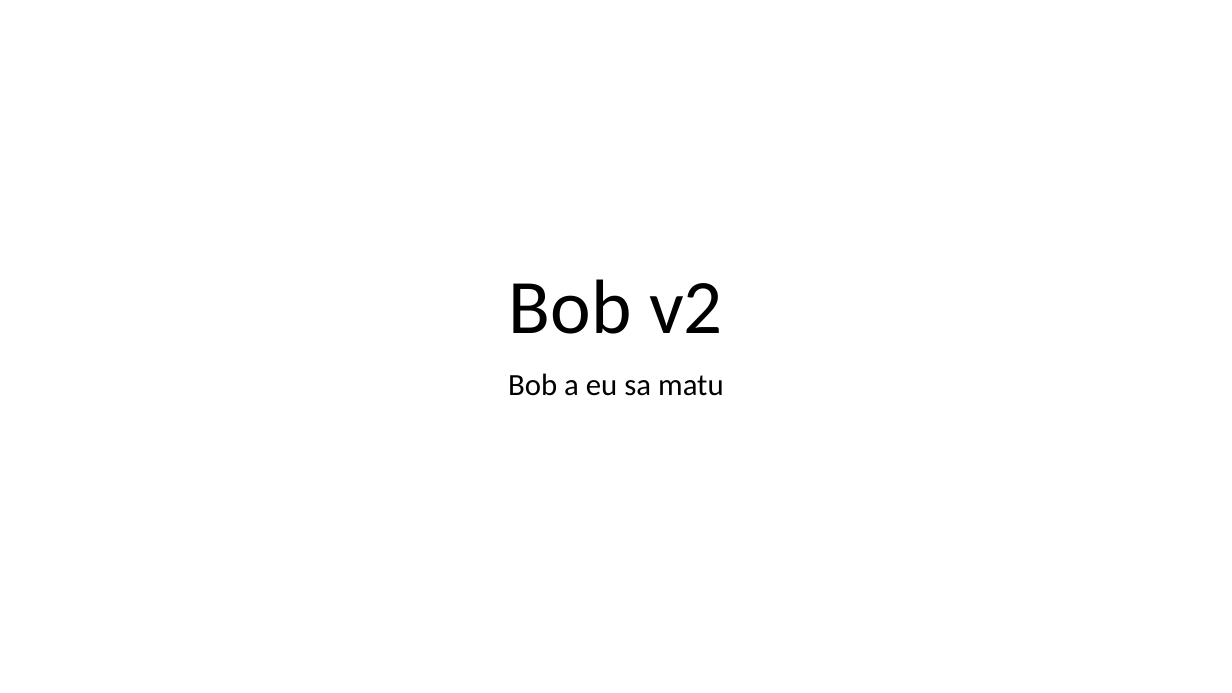
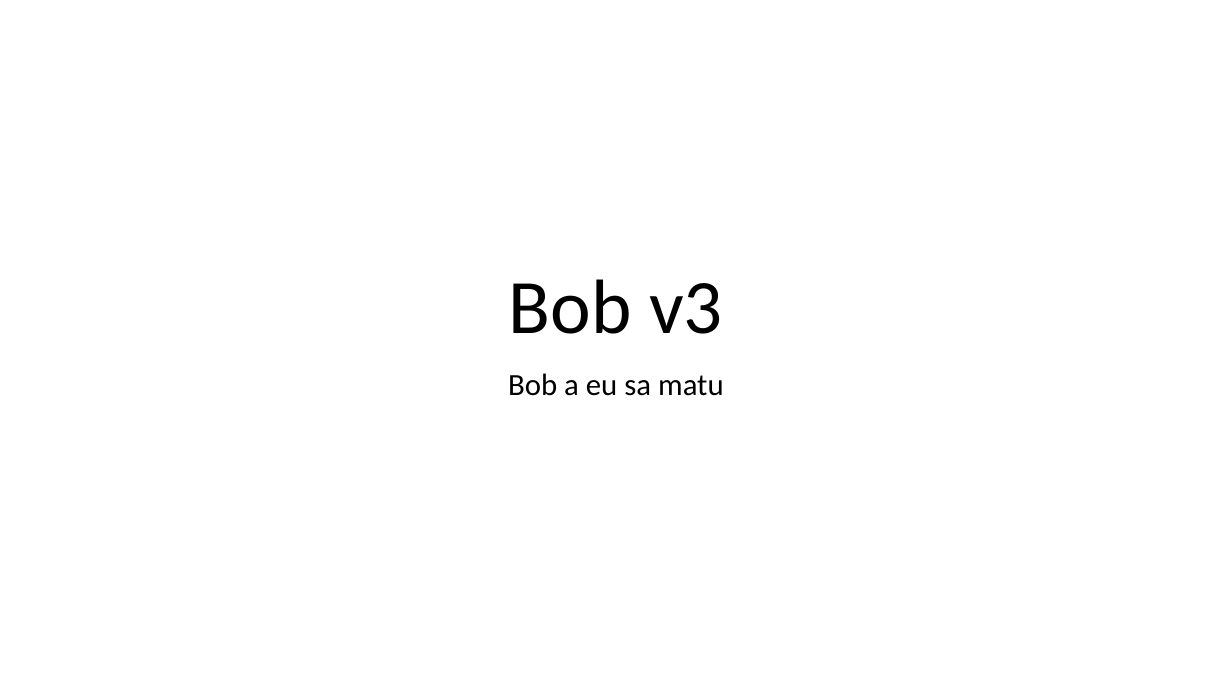
Before and after one commit to bybyv2/tmsp2, a slide deck: slide 1 of defense.pptx. Drawn at 1232x693 pixels with LibreOffice and Linux fonts; fonts in the diff are those of the drawing. Boxes give left, top, right and bottom in pixels: in the first picture for what was removed or moved away, otherwise in the second. Text is boxed around its words. In the diff, an @@ line names an element or a change of style, - is before the commit and + after.

Commit message:
v2

```diff
--- a/defense.pptx
+++ b/defense.pptx
@@ title at [509,279,723,334]: text changed @@
-Bob v2
+Bob v3
```
